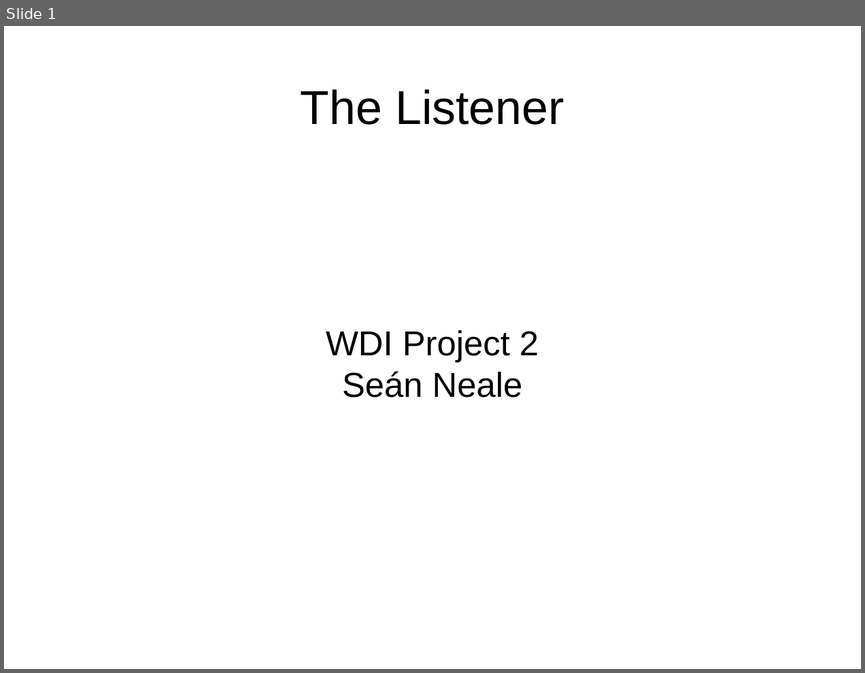
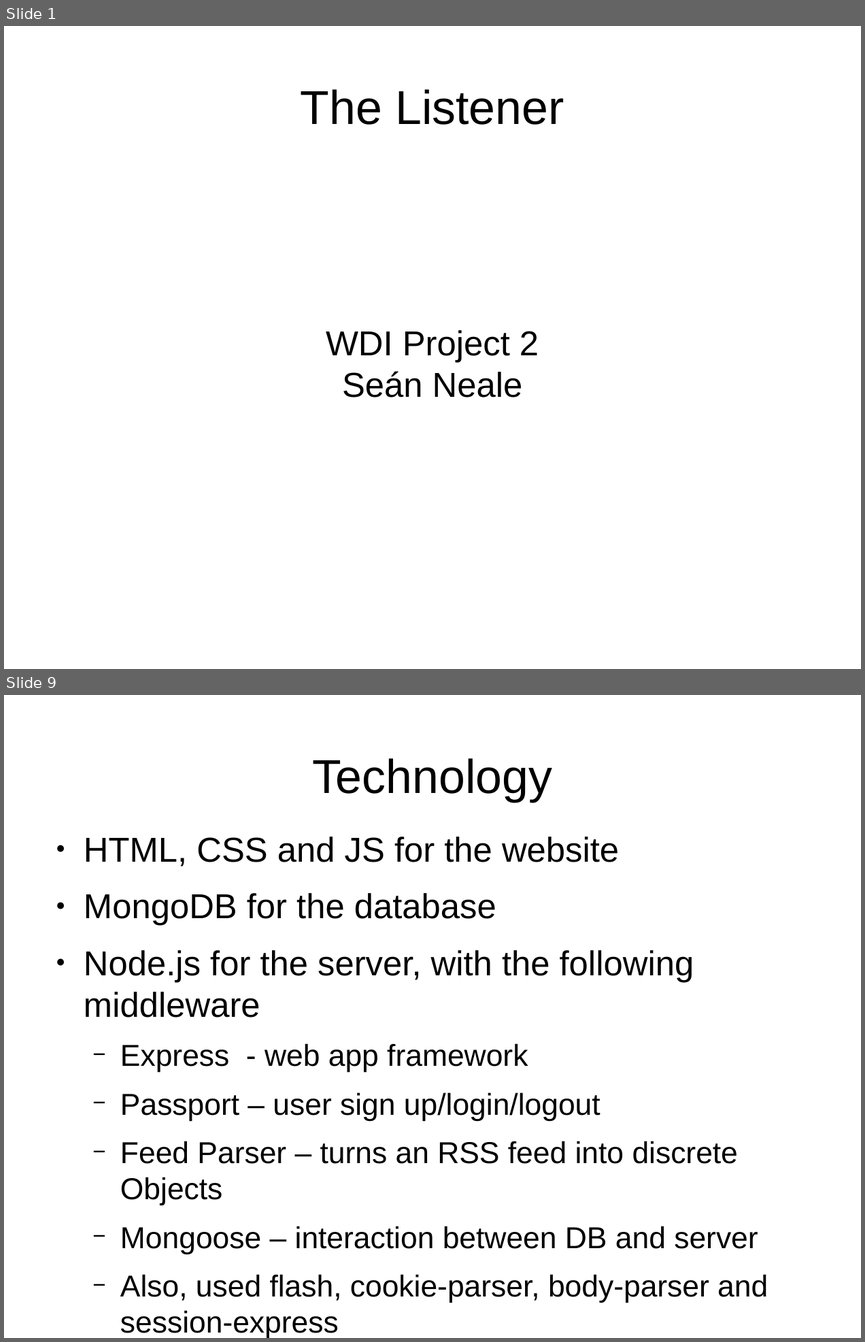
Before and after one commit to seanneale/project2-listener, a slide deck: Project 2 Presentation.odp. Shown one above the other, each under a label of ours: slide 1 before the commit, slides 1 and 9 after it; the slides between them are not shown. The pictures are 865x673 and 865x1342 pixels, drawn with LibreOffice and Linux fonts; fonts in the diff are those of the drawing. Boxes give left, top, right and bottom in pixels: in the first picture for what was removed or moved away, otherwise in the second. Text is boxed around its words. In the diff, an @@ line names an element or a change of style, - is before the commit and + after.

```diff
--- a/Project 2 Presentation.odp
+++ b/Project 2 Presentation.odp
@@ slide 9 added at bbox=[4, 695, 861, 1338], background #FFFFFF @@
@@ title added at bbox=[312, 758, 552, 802], 44 pt, text #000000 @@
+Technology
@@ text added at bbox=[84, 836, 768, 1302], 28 pt, text #000000 @@
+● HTML, CSS and JS for the website
+● MongoDB for the database
+● Node.js for the server, with the following middleware
+  − Express - web app framework
+  − Passport – user sign up/login/logout
+  − Feed Parser – turns an RSS feed into discrete Objects
+  − Mongoose – interaction between DB and server
+  − Also, used flash, cookie-parser, body-parser and session-express
```
Also in this commit, not shown: 11 other slides added, 6 other files.
